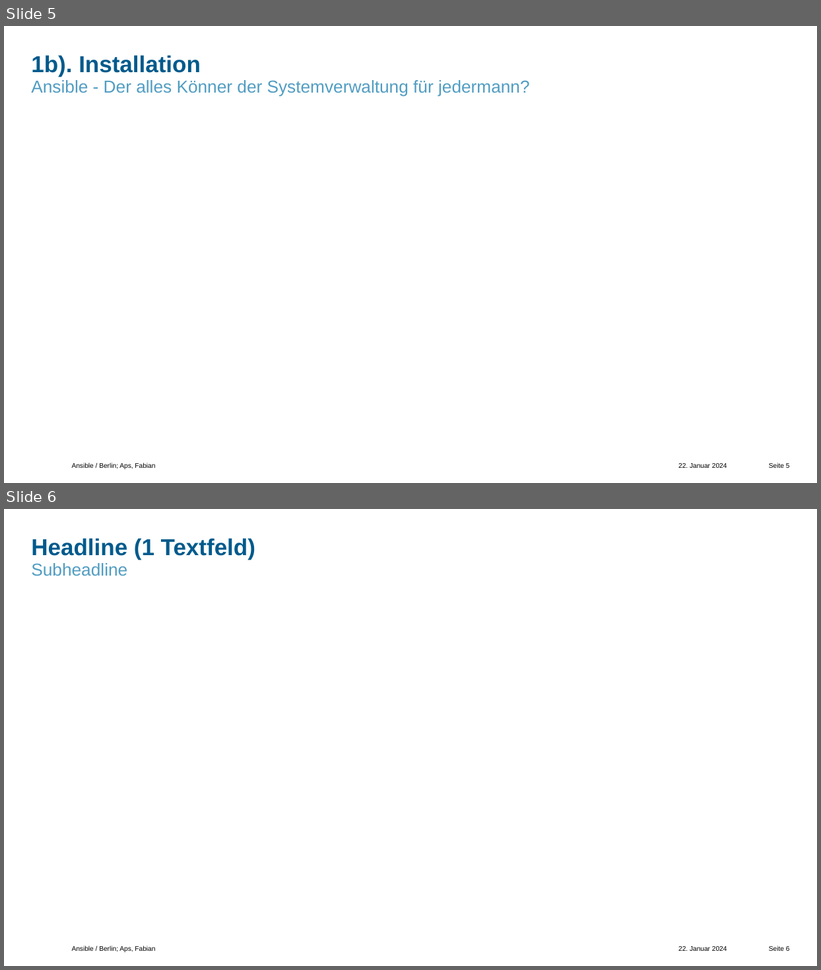
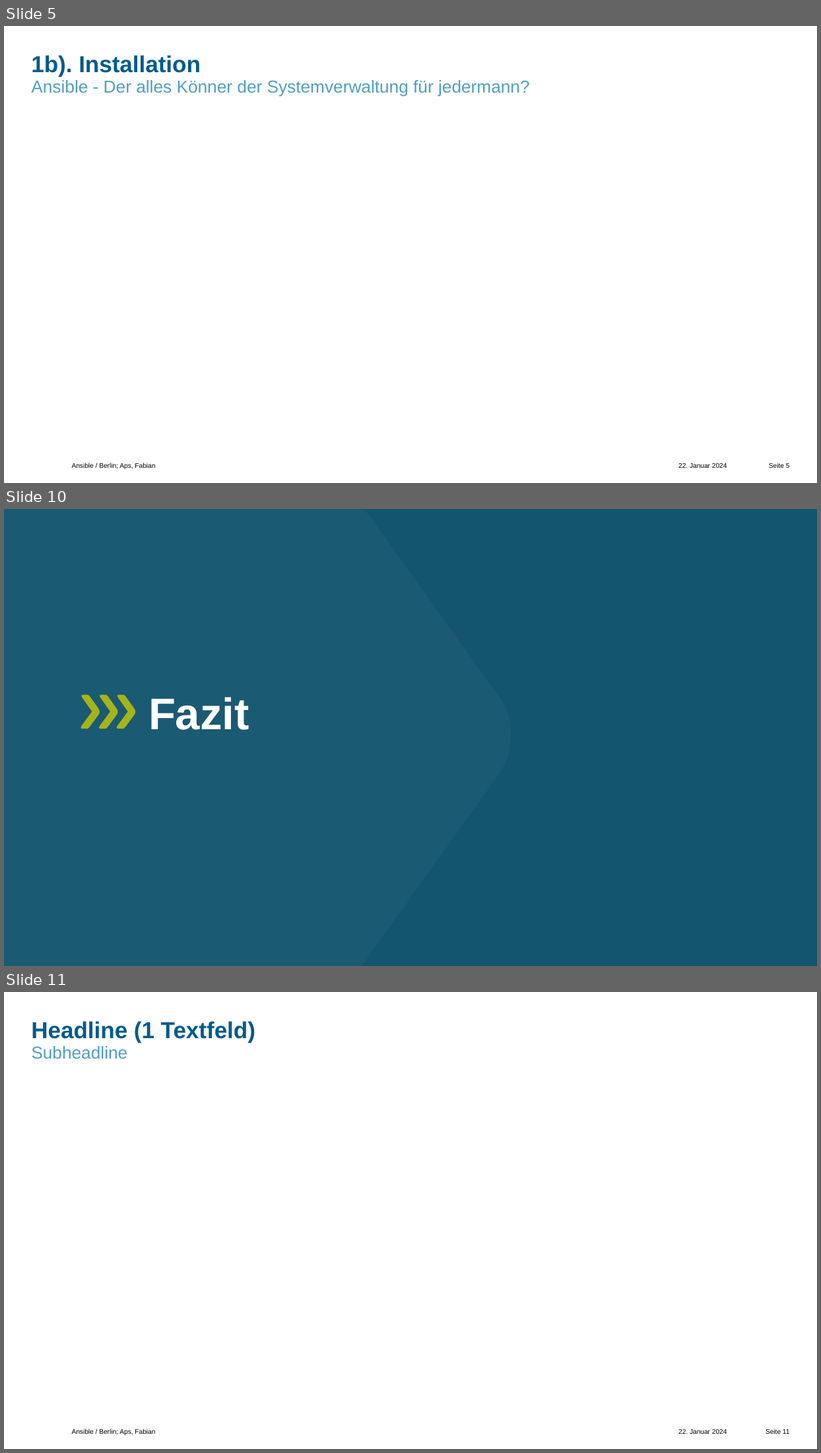
Before and after one commit to comboomPunkTsucht/OSZIMT-repo-ITA12_aps, a slide deck: Drites AusbildungsJahr/Ansible-ITA12-Aps,Fabian-KfW.pptx. Shown one above the other, each under a label of ours: slides 5 and 6 before the commit, slides 5, 10 and 11 after it; the slides between them are not shown. The pictures are 821x970 and 821x1453 pixels, drawn with LibreOffice and Linux fonts; fonts in the diff are those of the drawing; background and template pictures are left out. Boxes give left, top, right and bottom in pixels: in the first picture for what was removed or moved away, otherwise in the second. Text is boxed around its words. In the diff, an @@ line names an element or a change of style, - is before the commit and + after.

```diff
--- a/Drites AusbildungsJahr/Ansible-ITA12-Aps,Fabian-KfW.pptx
+++ b/Drites AusbildungsJahr/Ansible-ITA12-Aps,Fabian-KfW.pptx
@@ slide 10 added at <box>4,509,817,966</box>, background #13556F @@
@@ freeform shape added at <box>4,509,511,966</box>, fill #FFFFFF at 3% opacity @@
@@ freeform shape added at <box>81,694,136,729</box>, fill #A4B419 @@
@@ title added at <box>149,697,250,730</box>, 46 pt, text #FFFFFF, bold @@
+Fazit
@@ what was slide 6 is now slide 11 @@
@@ page number at <box>766,1429,790,1434</box>: text changed @@
-Seite 6
+Seite 11
```
Also in this commit, not shown: 2 slides changed, 4 other slides added.
